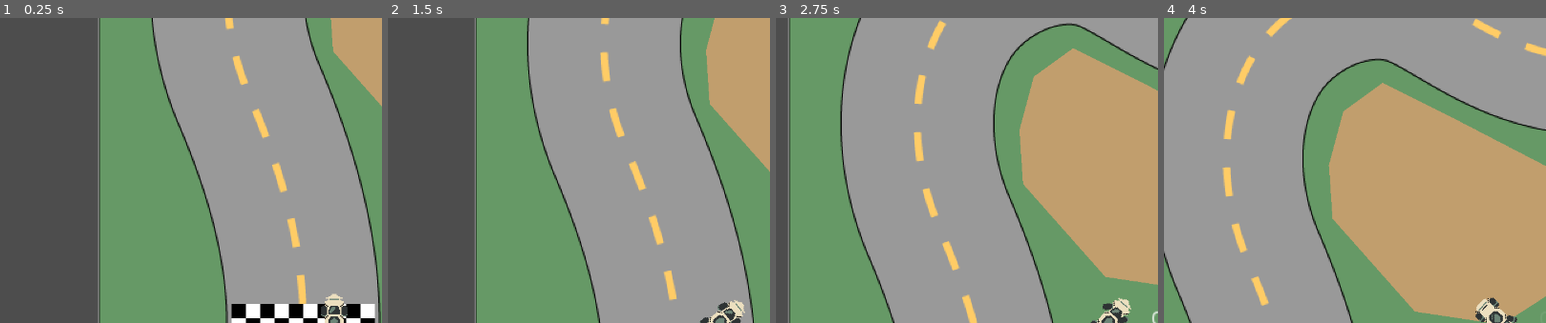
Above: before the commit, frames 1-4 (left to right).
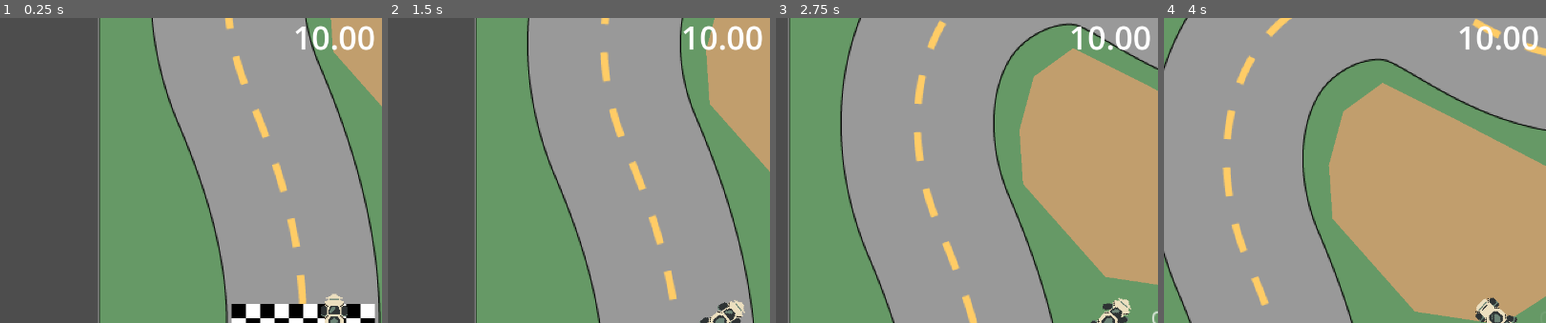
Above: after the commit, the same moments.

Repository: PGComai/Made-at-the-MADE-2025
Game: Godot game, scene res://scenes/racetrack2/racetrack2.tscn
The game is run twice, just before and just after one commit, with the same random seed, the same clock (stepped at 60 frames per second) and the same inputs.
Inputs:
- Up to frame 1 (0.25 s): no input
- Up to frame 2 (1.5 s): hold D (right) 0.53-1.28 s; hold A (left) from 1.28 s (still down)
- Up to frame 3 (2.75 s): release A (left) at 2.03 s; hold D (right) from 2.03 s (still down)
- Up to frame 4 (4 s): release D (right) at 3.53 s; hold A (left) from 3.53 s (still down)
The pictures show only the part of the screen within x 6-56%, y 0-50%; the shares and areas given below are measured in that part.

The runs differ from the first frame. In frame 1, 0.7% of the frame differs, in the area x 77-98%, y 2-11%; in frame 2, 0.7%; in frame 3, 0.7%; in frame 4, 0.7%.

Commit message:
partial death

Diff:
--- a/car/car.gd
+++ b/car/car.gd
@@ -2,7 +2,11 @@
 class_name Car
 
 
+signal i_died
+
+
 enum PowerUp{BRAKE, JUMP, SHIELD, GHOST, AUTO}
+
 
 const INITIAL_SPEED: float = 50.0
 const MIN_GRIP: float = 0.05
@@ -36,6 +40,7 @@
 var current_terrain: Terrain
 var braking := false
 var on_track := true
+var life: float = LIFE_TIME
 ## How many laps have been completed
 var completed_laps := 0
 
@@ -60,6 +65,11 @@
 		wheel.speed_scale = 0.0
 
 func _physics_process(delta: float) -> void:
+	if not on_track:
+		life -= delta
+		if life <= 0.0:
+			i_died.emit()
+
 	var turn: float = Input.get_axis("left", "right")
 
 	wheel_angle = lerp_angle(wheel_angle, turn * PI/4.0, 0.1)
--- /dev/null
+++ b/main.gd
@@ -0,0 +1,12 @@
+extends Control
+
+
+const GAME_OVER = preload("uid://cdmwdc4fob4s2")
+
+
+@onready var label_time_left: Label = $LabelTimeLeft
+
+
+func game_over() -> void:
+	var new_game_over = GAME_OVER.instantiate()
+	add_child(new_game_over)
--- a/scenes/racetrack2/racetrack2.tscn
+++ b/scenes/racetrack2/racetrack2.tscn
@@ -1,6 +1,7 @@
-[gd_scene load_steps=9 format=3 uid="uid://ewlgm45y3f0x"]
+[gd_scene load_steps=11 format=3 uid="uid://ewlgm45y3f0x"]
 
 [ext_resource type="Script" uid="uid://bilbkxg3fr8ac" path="res://scenes/checkpoint_recorder.gd" id="1_c5lvn"]
+[ext_resource type="Script" uid="uid://bsukxywf6sn30" path="res://main.gd" id="1_gq24m"]
 [ext_resource type="PackedScene" uid="uid://baup2npo25ut2" path="res://scenes/checkpoint/checkpoint.tscn" id="2_c5lvn"]
 [ext_resource type="Texture2D" uid="uid://dqkmflcw0qvth" path="res://Sprites/Racetrack2.png" id="2_ddnrx"]
 [ext_resource type="PackedScene" uid="uid://d0o2qlnyynrd1" path="res://car/car.tscn" id="4_q0spc"]
@@ -11,13 +12,17 @@
 [sub_resource type="ViewportTexture" id="ViewportTexture_gr8d5"]
 viewport_path = NodePath("TextureRect/SubViewport")
 
-[node name="Control" type="Control"]
+[sub_resource type="LabelSettings" id="LabelSettings_gq24m"]
+font_size = 54
+
+[node name="UX" type="Control"]
 layout_mode = 3
 anchors_preset = 15
 anchor_right = 1.0
 anchor_bottom = 1.0
 grow_horizontal = 2
 grow_vertical = 2
+script = ExtResource("1_gq24m")
 
 [node name="TextureRect" type="TextureRect" parent="."]
 layout_mode = 1
@@ -120,6 +125,19 @@
 [node name="CollisionPolygon2D" type="CollisionPolygon2D" parent="TextureRect/SubViewport/Racetrack2/Track"]
 polygon = PackedVector2Array(-406, 13, -277, 16, -284, -93, -311, -179, -342, -263, -331, -327, -293, -358, -260, -356, …(897 unchanged characters)…
 
+[node name="LabelTimeLeft" type="Label" parent="."]
+layout_mode = 1
+anchors_preset = 5
+anchor_left = 0.5
+anchor_right = 0.5
+offset_left = -20.0
+offset_right = 20.0
+offset_bottom = 23.0
+grow_horizontal = 2
+text = "10.00"
+label_settings = SubResource("LabelSettings_gq24m")
+horizontal_alignment = 1
+
 [connection signal="checkpoint_entered" from="TextureRect/SubViewport/Racetrack2/CheckpointRecorder" to="TextureRect/SubViewport/Racetrack2/Car" method="_on_checkpoint_entered"]
 [connection signal="seen_all_checkpoints" from="TextureRect/SubViewport/Racetrack2/CheckpointRecorder" to="TextureRect/SubViewport/Racetrack2/Car" method="_on_checkpoint_recorder_seen_all_checkpoints"]
 [connection signal="lap_finished" from="TextureRect/SubViewport/Racetrack2/FinishLine" to="TextureRect/SubViewport/Racetrack2/Car" method="_on_lap_finished"]
Not shown, added: main.gd.uid
